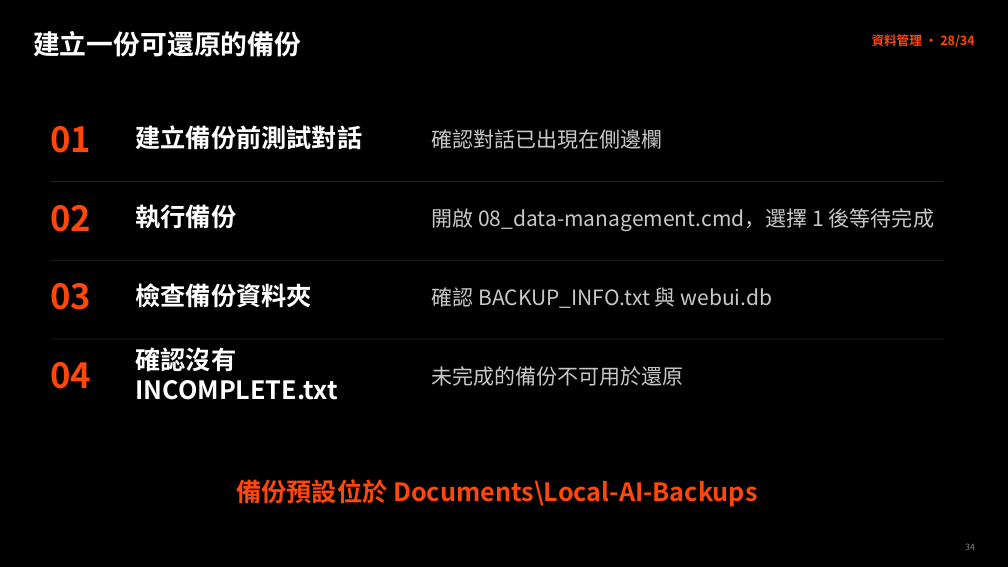
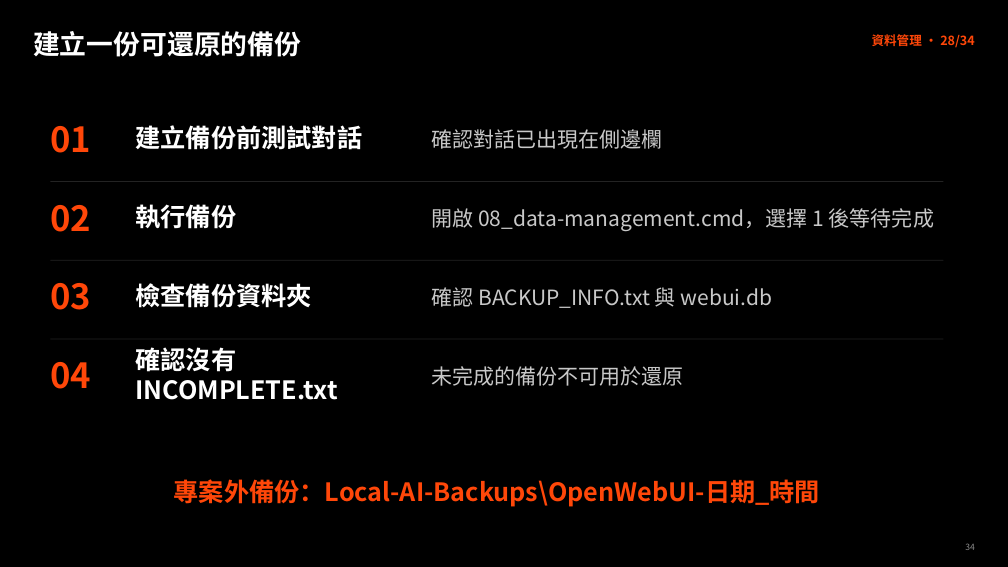
Before and after one commit to lee0401g/project-delivery_3LM, a slide deck: slide 34 of 地端AI建置實作-RAG.pptx. Drawn at 1008x567 pixels with LibreOffice and Linux fonts; fonts in the diff are those of the drawing. Boxes give left, top, right and bottom in pixels: in the first picture for what was removed or moved away, otherwise in the second. Text is boxed around its words. In the diff, an @@ line names an element or a change of style, - is before the commit and + after.

```diff
--- a/地端AI建置實作-RAG.pptx
+++ b/地端AI建置實作-RAG.pptx
@@ text at box(174, 479, 820, 507): text changed @@
-備份預設位於 Documents\Local-AI-Backups
+專案外備份：Local-AI-Backups\OpenWebUI-日期_時間
```
Also in this commit, not shown: 6 other slides changed.
